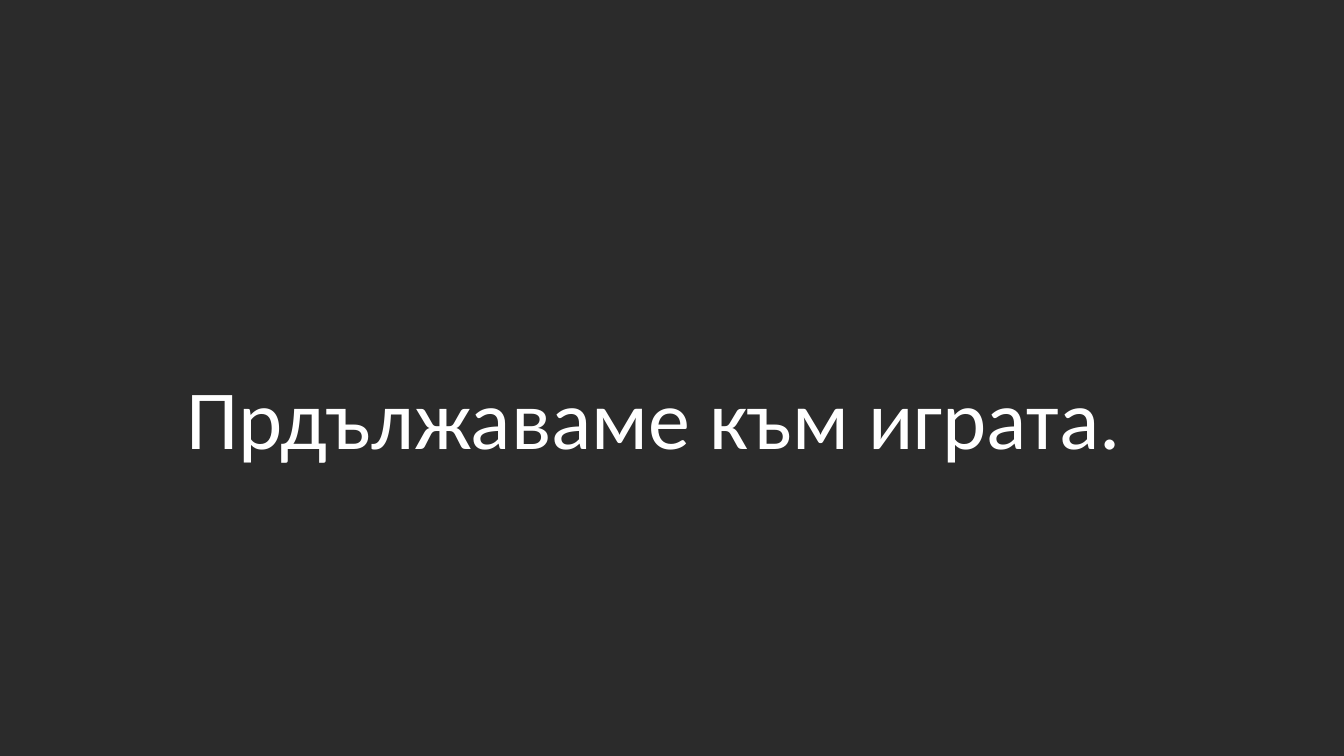
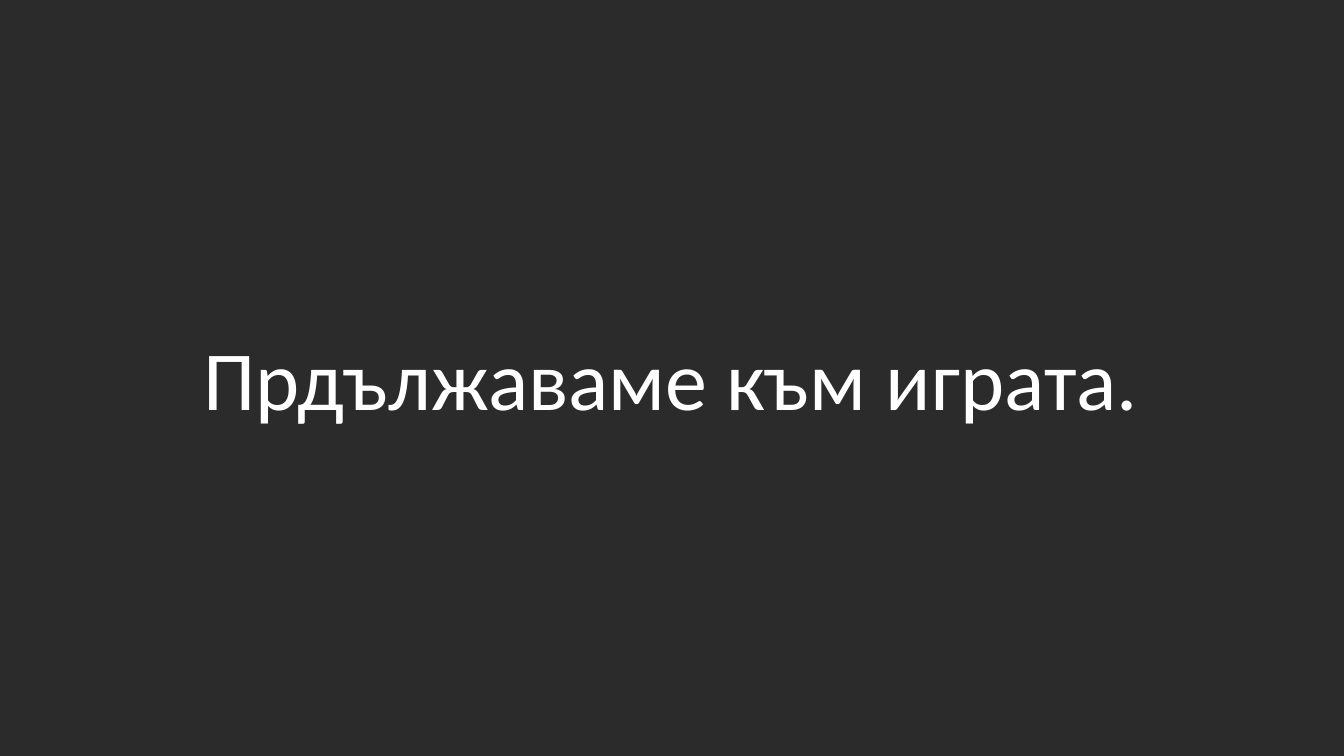
Before and after one commit to codingburgas/2324-space-sprint-project-galaxycoders, a slide deck: slide 5 of documents/galaxycoders.pptx. Drawn at 1344x756 pixels with LibreOffice and Linux fonts; fonts in the diff are those of the drawing; background and template pictures are left out; a plain dark background stands for a picture behind light text. Boxes give left, top, right and bottom in pixels: in the first picture for what was removed or moved away, otherwise in the second. Text is boxed around its words. In the diff, an @@ line names an element or a change of style, - is before the commit and + after.

```diff
--- a/documents/galaxycoders.pptx
+++ b/documents/galaxycoders.pptx
@@ text "Прдължаваме към играта.": place and size @@
-text "Прдължаваме към играта." at <box>186,395,1120,463</box>
+text "Прдължаваме към играта." at <box>204,356,1138,424</box>
```
Also in this commit, not shown: 4 other slides changed, 2 other files.
